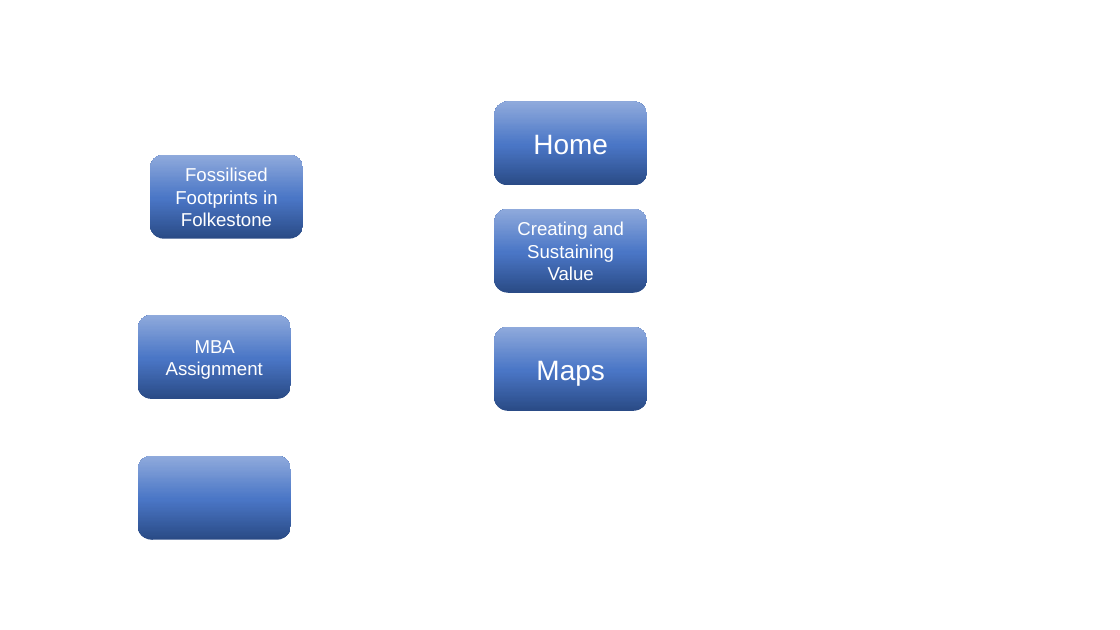
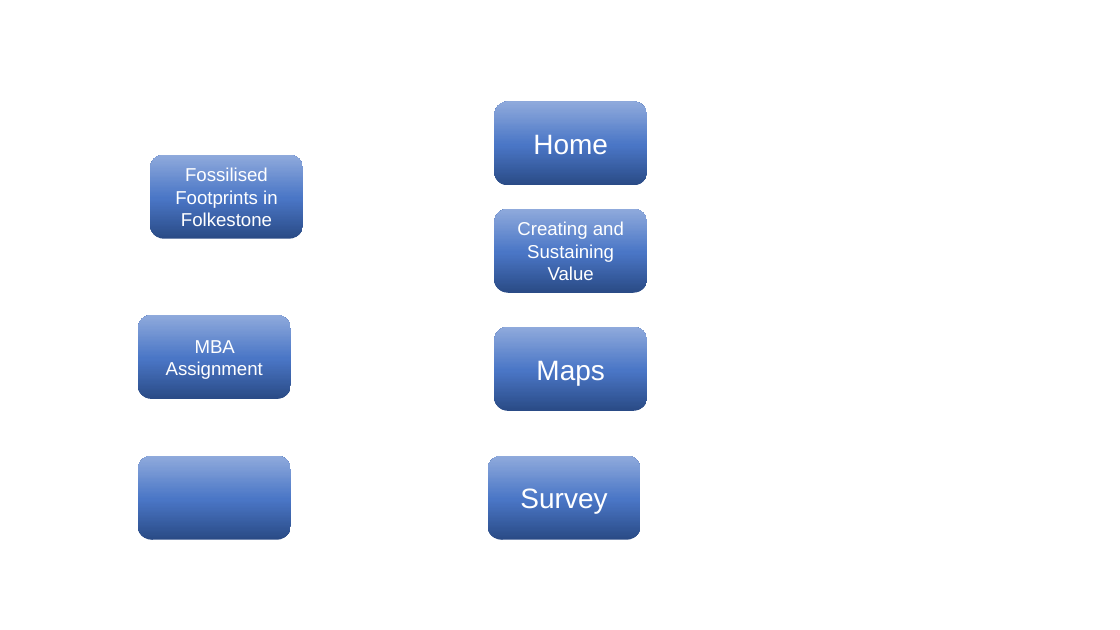
Before and after one commit to andyb1984/Portfolio, a slide deck: slide 1 of Buttons/designer.pptx. Drawn at 1120x630 pixels with LibreOffice and Linux fonts; fonts in the diff are those of the drawing. Boxes give left, top, right and bottom in pixels: in the first picture for what was removed or moved away, otherwise in the second. Text is boxed around its words. In the diff, an @@ line names an element or a change of style, - is before the commit and + after.

Commit message:
update of survey button

```diff
--- a/Buttons/designer.pptx
+++ b/Buttons/designer.pptx
@@ rounded rectangle added at [487,456,640,540], fill gradient #2A4B86 to #4A76C6 to #8FAADC, 24 pt, text #FFFFFF @@
+Survey
```
Also in this commit, not shown: 2 other files.
